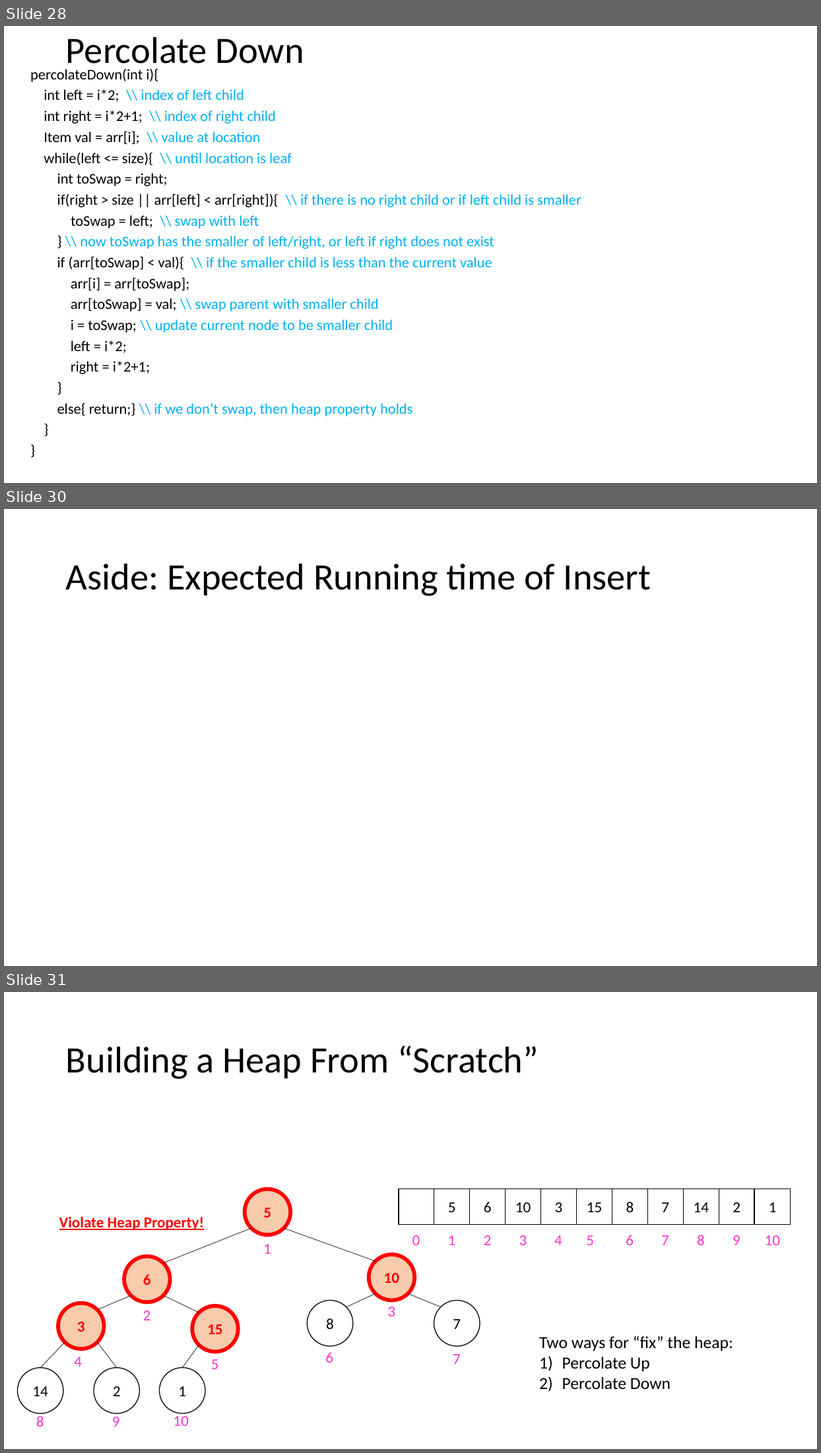
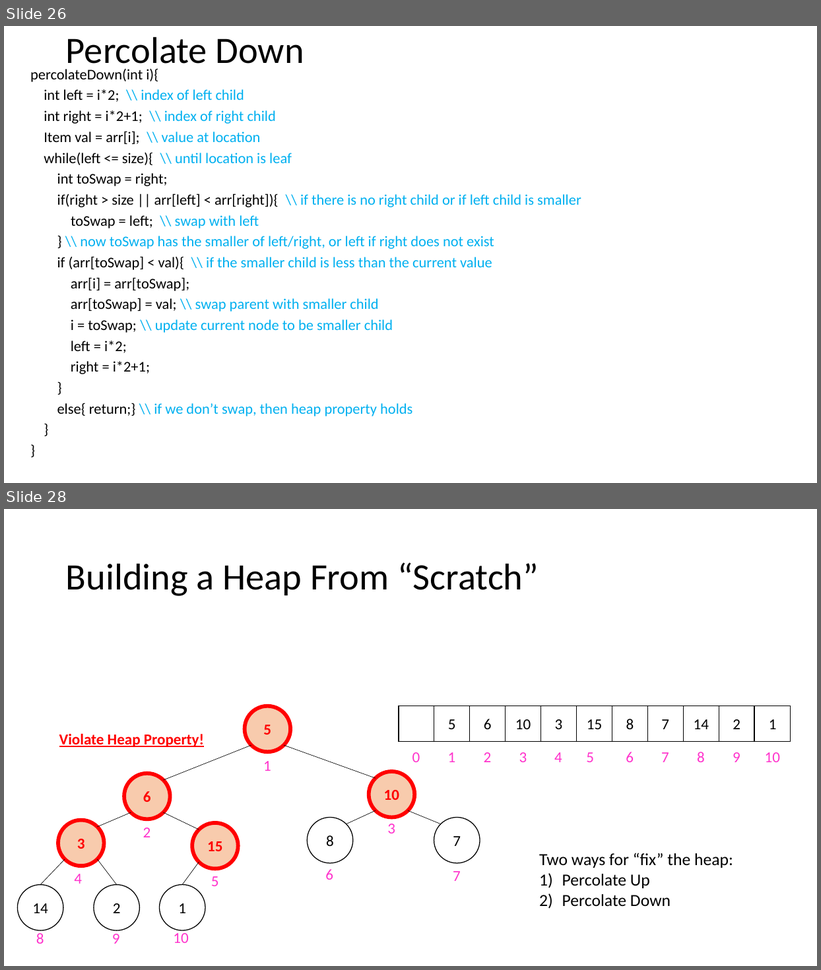
Before and after one commit to natebrunelle/cse332, a slide deck: markdown/files/slides/lecture5_pqs.pptx. Shown one above the other, each under a label of ours: slides 28, 30 and 31 before the commit, slides 26 and 28 after it; the slides between them are not shown. The pictures are 821x1453 and 821x970 pixels, drawn with LibreOffice and Linux fonts; fonts in the diff are those of the drawing; grey boxes stand for pictures. Boxes give left, top, right and bottom in pixels: in the first picture for what was removed or moved away, otherwise in the second. Text is boxed around its words. In the diff, an @@ line names an element or a change of style, - is before the commit and + after.

```diff
--- a/markdown/files/slides/lecture5_pqs.pptx
+++ b/markdown/files/slides/lecture5_pqs.pptx
@@ slide 30 removed at [4, 509, 817, 966], background #FFFFFF @@
@@ title removed at [66, 563, 651, 596] @@
-Aside: Expected Running time of Insert
@@ what was slide 28 is now slide 26 @@
@@ what was slide 31 is now slide 28 @@
```
Also in this commit, not shown: 3 slides changed, 2 slides added, 4 other slides removed, 13 other files.
